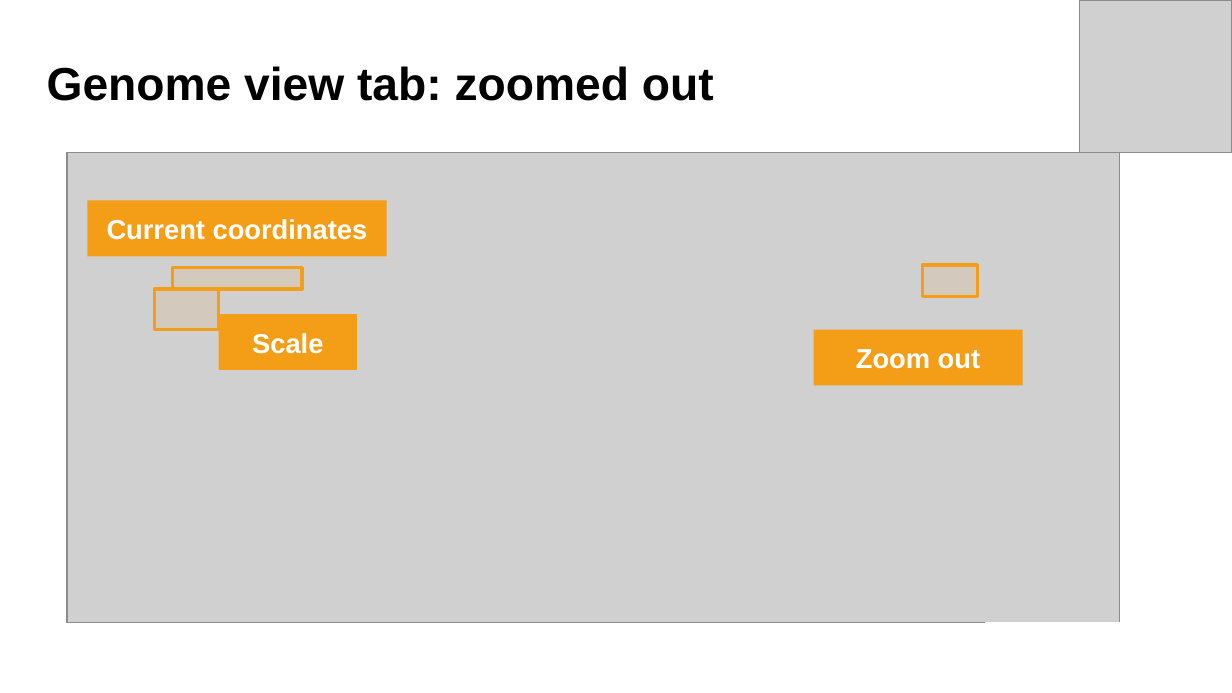
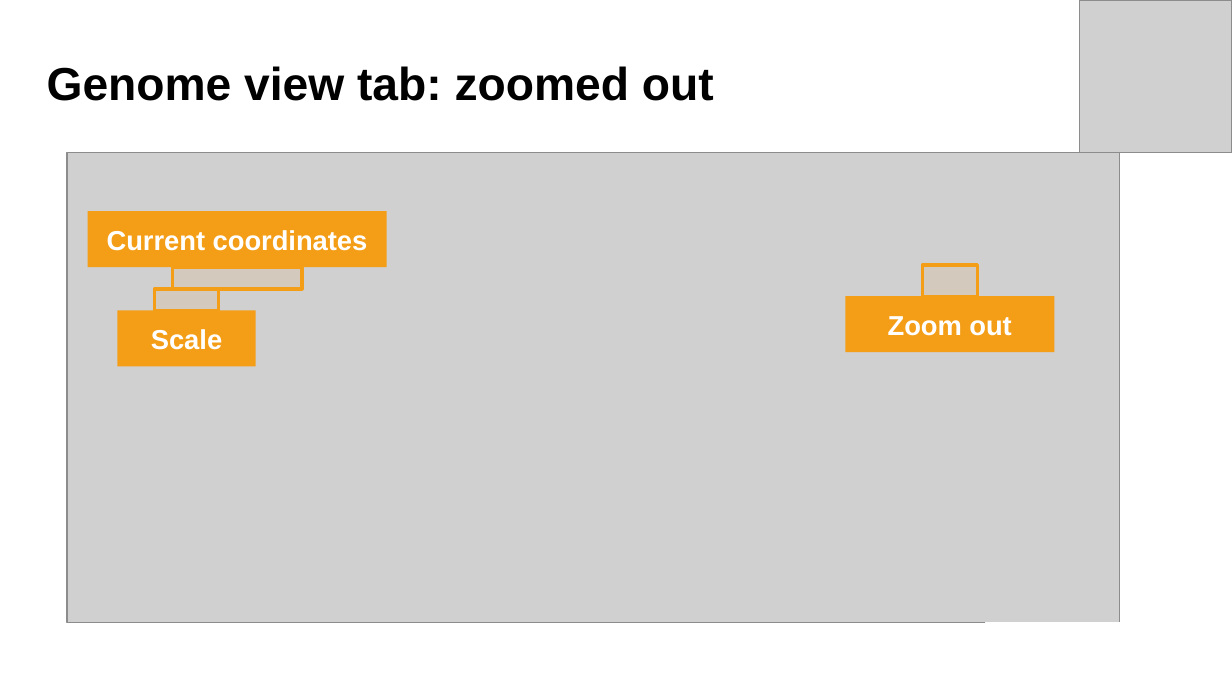
Before and after one commit to gamerino/ECCB-2026-T6, a slide deck: slide 17 of slides/Session 3 - Multi-species Catalogues of Regulatory Elements_ Ensembl.pptx. Drawn at 1232x693 pixels with LibreOffice and Linux fonts; fonts in the diff are those of the drawing; grey boxes stand for pictures; background and template pictures are left out. Boxes give left, top, right and bottom in pixels: in the first picture for what was removed or moved away, otherwise in the second. Text is boxed around its words. In the diff, an @@ line names an element or a change of style, - is before the commit and + after.

```diff
--- a/slides/Session 3 - Multi-species Catalogues of Regulatory Elements_ Ensembl.pptx
+++ b/slides/Session 3 - Multi-species Catalogues of Regulatory Elements_ Ensembl.pptx
@@ rectangle "Current coordinates" moved from (x1=87, y1=201, x2=387, y2=256) to (x1=87, y1=211, x2=387, y2=266) @@
@@ rectangle resized from (x1=154, y1=290, x2=218, y2=330) to (x1=154, y1=290, x2=218, y2=310) @@
@@ rectangle "Zoom out" moved from (x1=813, y1=330, x2=1023, y2=386) to (x1=845, y1=296, x2=1055, y2=351) @@
@@ rectangle "Scale" moved from (x1=218, y1=314, x2=356, y2=370) to (x1=117, y1=310, x2=255, y2=366) @@
```
Also in this commit, not shown: 4 other slides changed, 10 other files.
